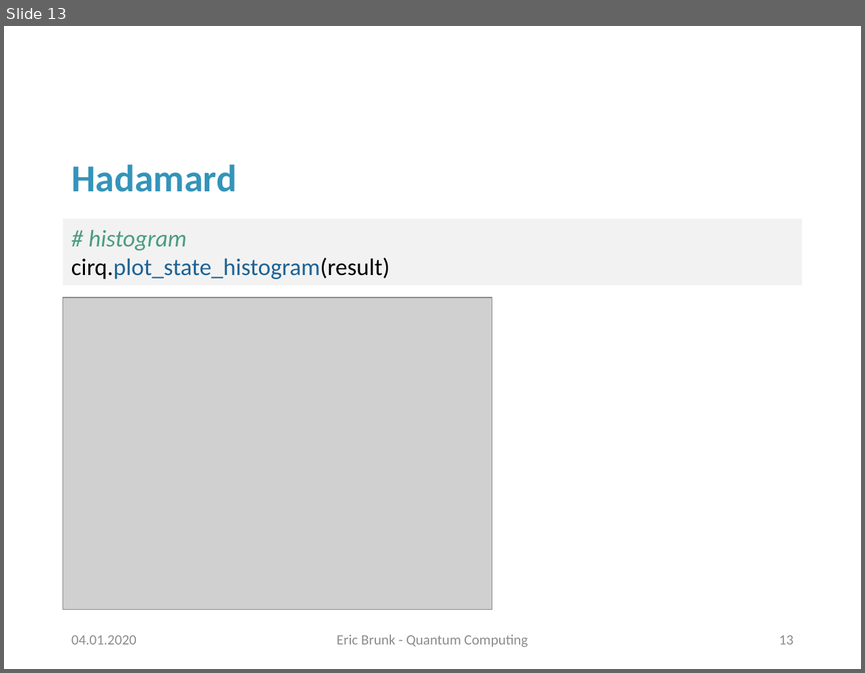
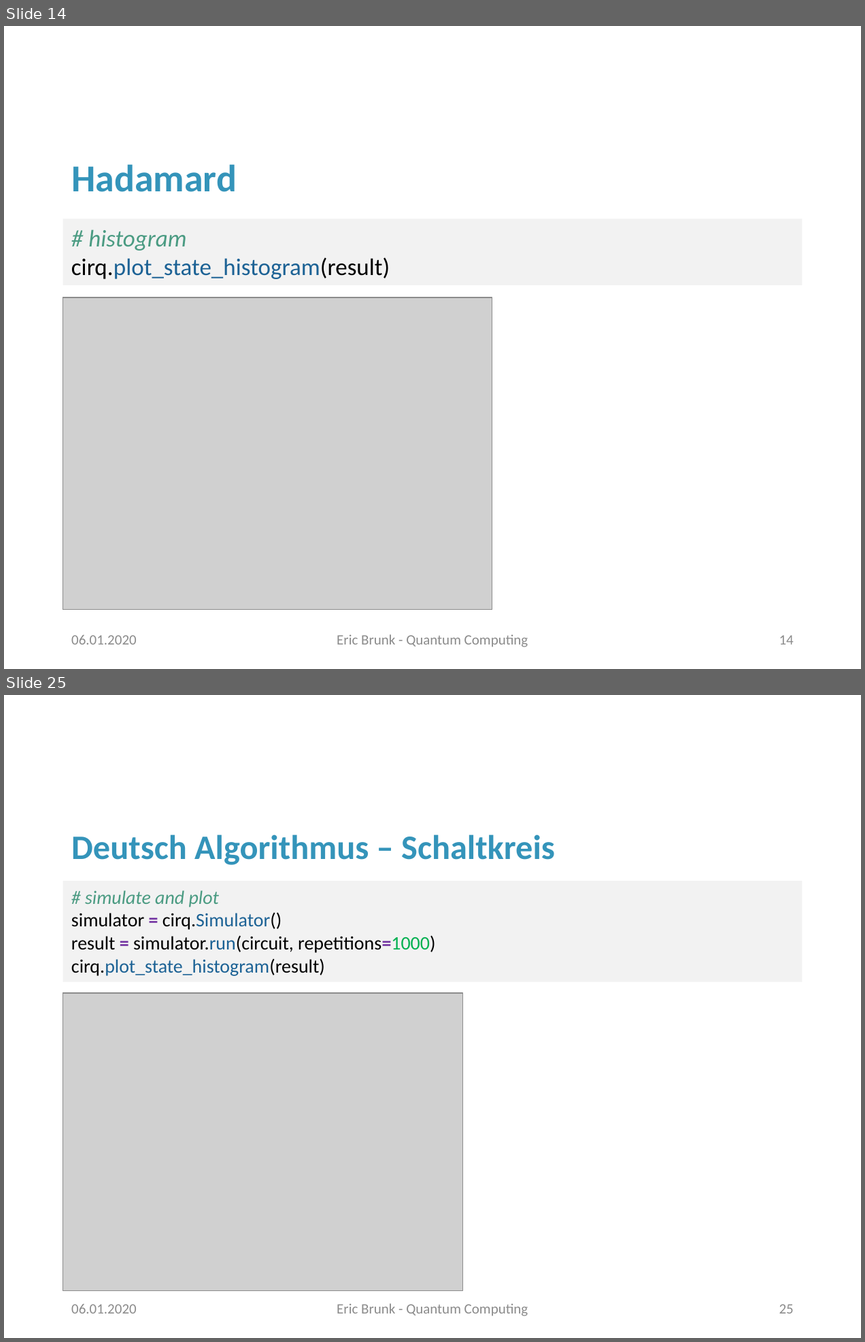
Before and after one commit to erxn91/quantum_computing, a slide deck: Präsentation.pptx. Shown one above the other, each under a label of ours: slide 13 before the commit, slides 14 and 25 after it; the slides between them are not shown. The pictures are 865x673 and 865x1342 pixels, drawn with LibreOffice and Linux fonts; fonts in the diff are those of the drawing; grey boxes stand for pictures; background and template pictures are left out. Boxes give left, top, right and bottom in pixels: in the first picture for what was removed or moved away, otherwise in the second. Text is boxed around its words. In the diff, an @@ line names an element or a change of style, - is before the commit and + after.

Commit message:
Deutsch-Jozsa

```diff
--- a/Präsentation.pptx
+++ b/Präsentation.pptx
@@ slide 25 added at [4,695,861,1338], background #FFFFFF @@
@@ title added at [71,834,555,865], 28.8 pt, text #3494BA, bold @@
+Deutsch Algorithmus – Schaltkreis
@@ rectangle added at [63,881,802,982], fill #F2F2F2, 16 pt, text #000000 @@
+# simulate and plot
+simulator = cirq.Simulator()
+result = simulator.run(circuit, repetitions=1000)
+cirq.plot_state_histogram(result)
@@ picture added at [63,993,463,1291] @@
@@ text added at [71,1304,137,1313], 12 pt, text #8C8C8C @@
+06.01.2020
@@ text added at [337,1303,528,1316], 12 pt, text #8C8C8C @@
+Eric Brunk - Quantum Computing
@@ page number added at [779,1304,793,1313], 12 pt, text #8C8C8C @@
+25
@@ what was slide 13 is now slide 14 @@
@@ slide 14 changed as well @@
@@ text at [71,635,137,644]: text changed @@
-04.01.2020
+06.01.2020
@@ page number at [779,635,793,644]: text changed @@
-13
+14
```
Also in this commit, not shown: 12 other slides changed, 11 other slides added, 3 other files.
